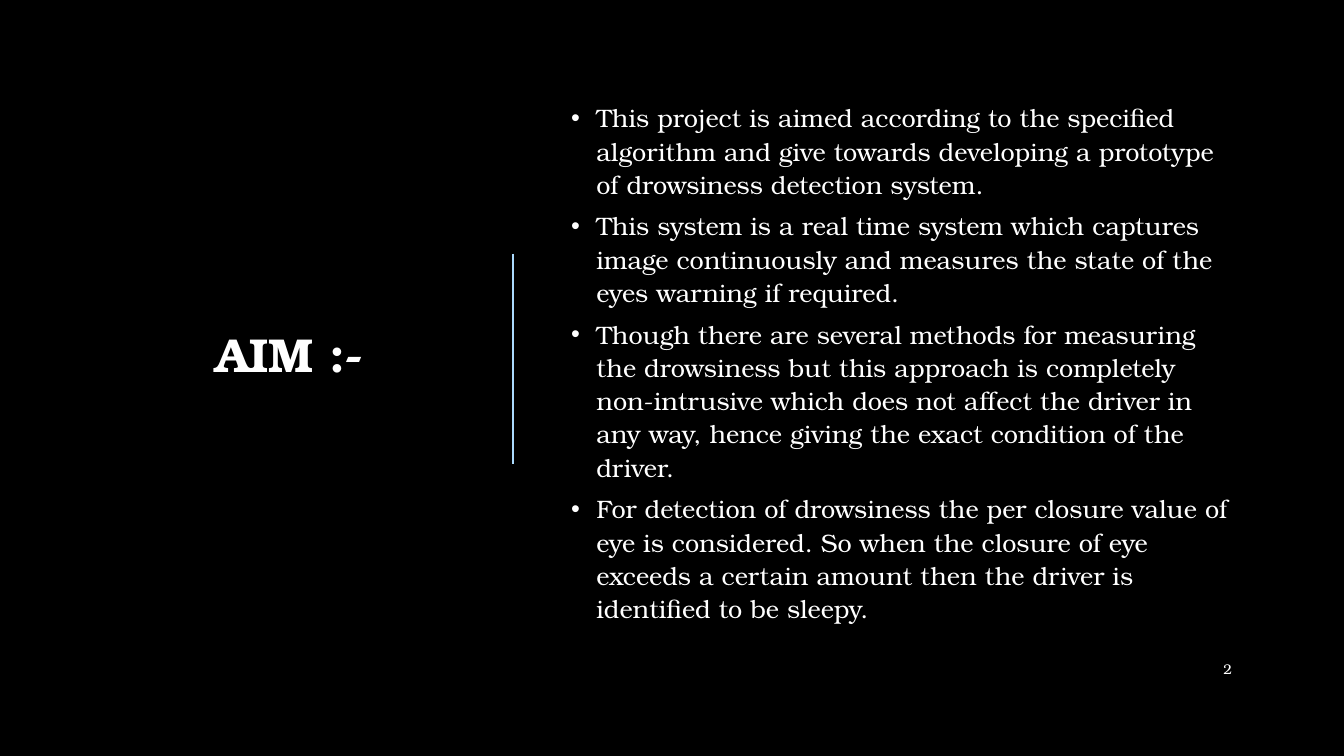
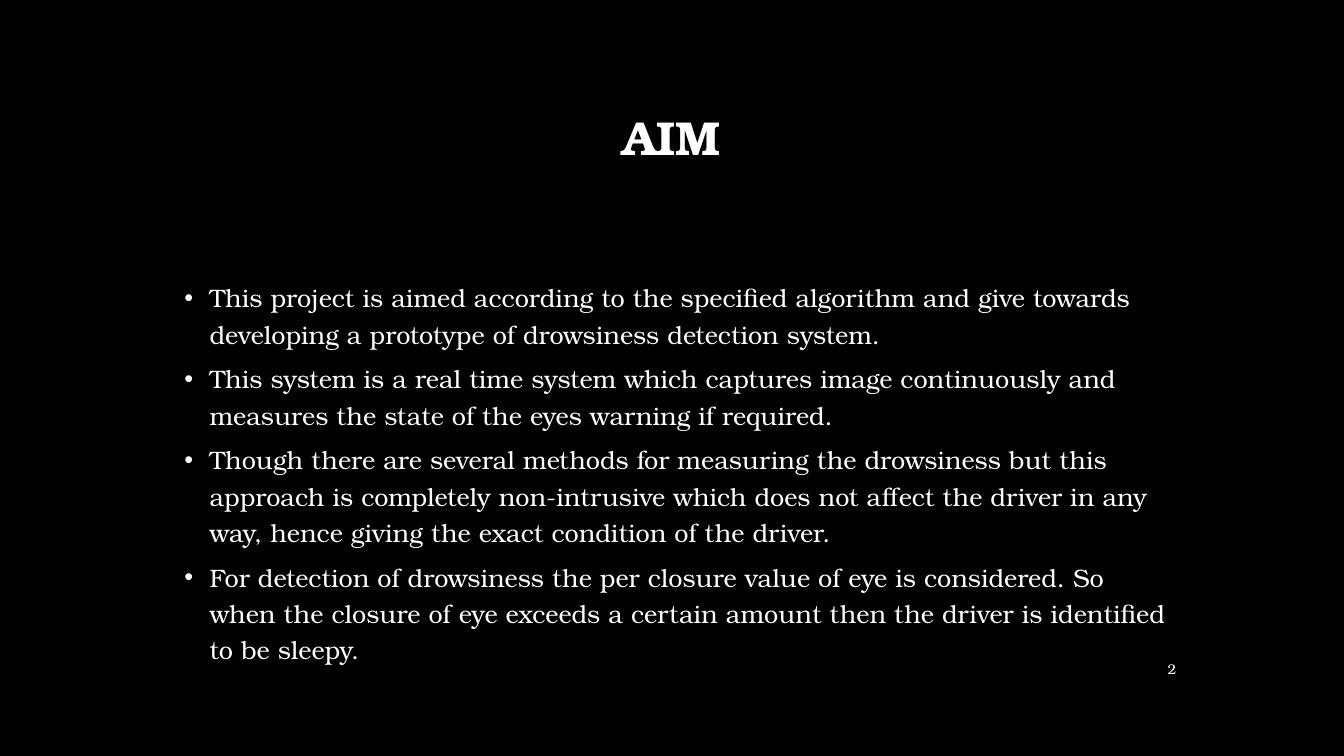
Before and after one commit to MRDGH2821/Drowsiness-Detector, a slide deck: slide 2 of Drowsiness Detector.pptx. Drawn at 1344x756 pixels with LibreOffice and Linux fonts; fonts in the diff are those of the drawing; background and template pictures are left out. Boxes give left, top, right and bottom in pixels: in the first picture for what was removed or moved away, otherwise in the second. Text is boxed around its words. In the diff, an @@ line names an element or a change of style, - is before the commit and + after.

```diff
--- a/Drowsiness Detector.pptx
+++ b/Drowsiness Detector.pptx
@@ text at <box>622,122,720,155</box>: text changed @@
-AIM :-
+AIM
@@ rectangle added at <box>0,231,1344,756</box>, fill #000000 at 50% opacity @@
@@ line removed from (513, 254) to (513, 465) @@
@@ text "This project is aimed according ...": place and size @@
-text "This project is aimed according ..." at <box>596,108,1227,624</box>
+text "This project is aimed according ..." at <box>210,288,1165,629</box>
@@ text "This project is aimed according ..." at <box>210,288,1165,629</box>: line spacing 1.1 to 1.2; vertical alignment middle to top @@
@@ page number: place and size @@
-page number at <box>1223,664,1232,674</box>
+page number at <box>1168,664,1177,674</box>
```
Also in this commit, not shown: 12 other slides changed, 1 slide added.
